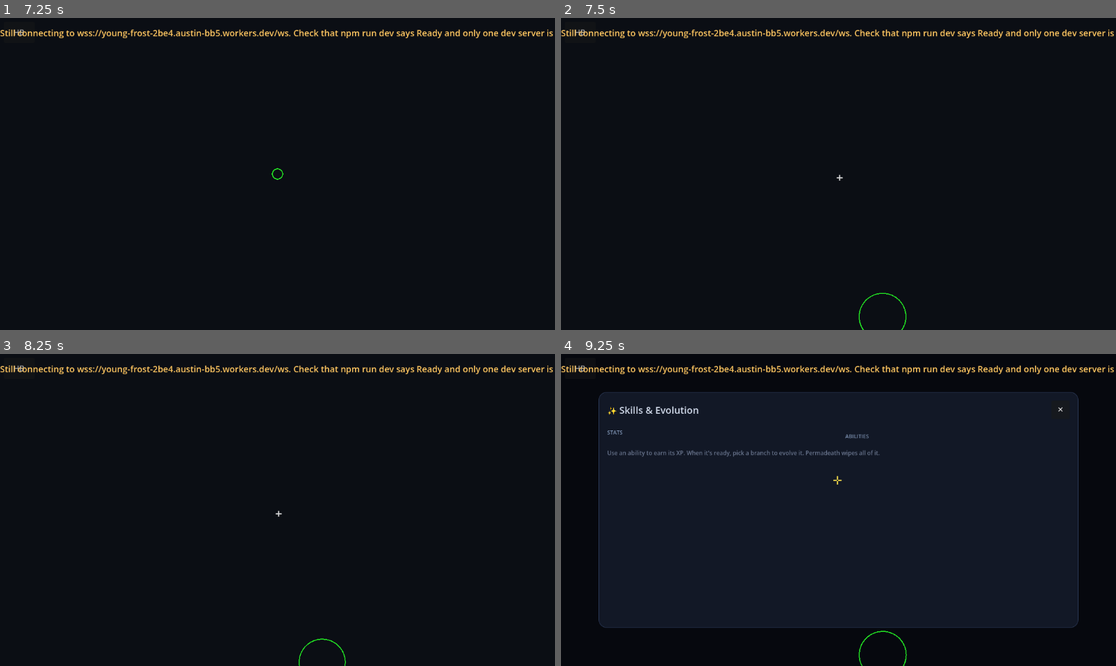
Above: before the commit, frames 1-4 (two rows, left to right).
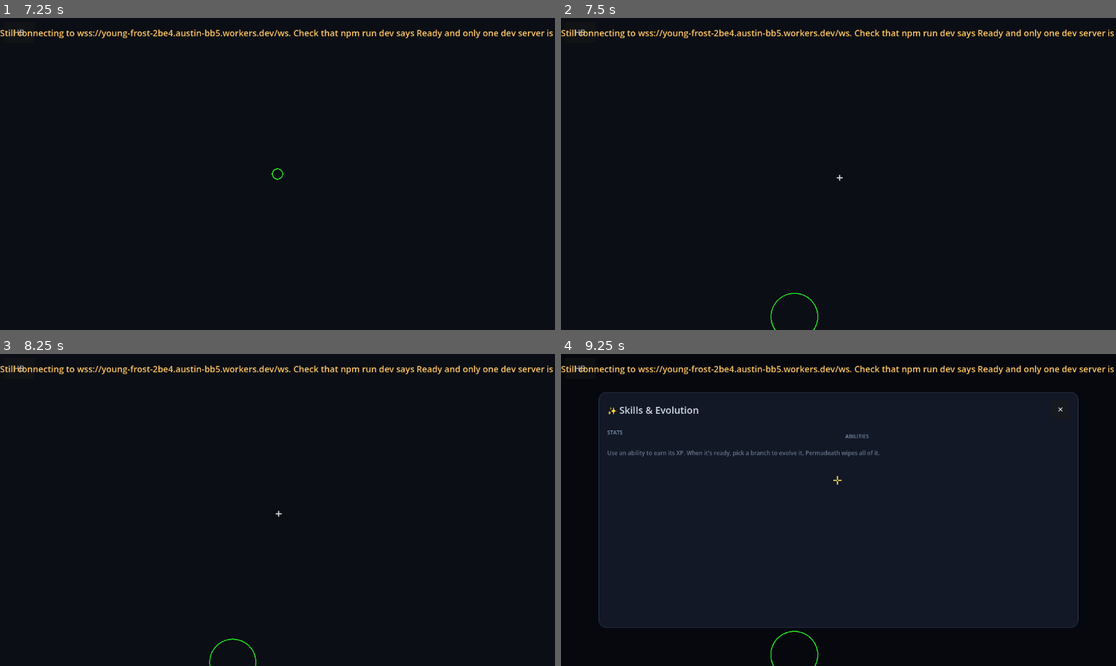
Above: after the commit, the same moments.

Repository: ToothpickFactory/dcc
Game: Godot game, scene res://scenes/Main.tscn
The game is run twice, just before and just after one commit, with the same random seed, the same clock (stepped at 60 frames per second) and the same inputs.
Inputs (mouse positions are in pixels of both pictures, inside the frame that each line leads up to):
- Up to frame 1 (7.25 s): click (277, 186) at 0.52 s; type "Alex" at 0.6 s; click "Enter the world" at 1.25 s; click "HB" at 2 s; tap Enter at 2.75, 4.25, 5.75 s; move the mouse to (399, 158) at 2.77 s; hold D (move_right) 2.78-3.5 s; tap 1 at 2.85 s; click (399, 158) at 2.92 s; tap Space at 3.02, 3.5, 5, 6.02, 6.5 s; drag from (166, 189) to (249, 236) at 3.52 s; move the mouse to (333, 105) at 4.27 s; hold D (move_right) 4.28-5 s; tap 3 at 4.35 s; click (333, 105) at 4.42 s; drag from (249, 236) to (111, 127) at 5.02 s; move the mouse to (444, 220) at 5.77 s; hold A (move_left) 5.78-6.5 s; tap 5 at 5.85 s; click (444, 220) at 5.92 s; drag from (111, 127) to (194, 96) at 6.52 s
- Up to frame 2 (7.5 s): move the mouse to (866, 174) at 7.27 s; hold S (move_down) from 7.28 s (still down); tap C at 7.35 s; click (866, 174) at 7.42 s
- Up to frame 3 (8.25 s): move the mouse to (255, 503) at 8.02 s; release S (move_down) at 8.03 s; hold D (move_right) from 8.03 s (still down); tap I at 8.1 s; click (255, 503) at 8.17 s
- Up to frame 4 (9.25 s): tap Space at 8.27, 9.02 s; move the mouse to (866, 510) at 8.77 s; release D (move_right) at 8.78 s; hold W (move_up) from 8.78 s (still down); tap K at 8.85 s; click (866, 510) at 8.92 s

Frame 1 is identical in both runs. In frame 2, 0.2% of the frame differs, in the area x 37-63%, y 87-100%; in frame 3, 0.1%; in frame 4, 0.2%.

Commit message:
View Control Updates

Diff:
--- a/godot/scripts/Main.gd
+++ b/godot/scripts/Main.gd
@@ -882,10 +882,12 @@
 			_cam.position = Vector3(cx + orbit_x, zoom_height + fgz, cy + orbit_z)
 			_cam.look_at(Vector3(cx, fgz, cy), Vector3.UP)
 		CameraMode.OVER_SHOULDER:
-			var fwd := Vector3(sin(yaw), 0.0, cos(yaw))
-			var right_v := Vector3(fwd.z, 0.0, -fwd.x)
+			# Points from the player back toward the camera — same convention as the
+			# top-down orbit's offset-from-target (orbit_x/orbit_z above).
+			var behind := Vector3(sin(yaw), 0.0, cos(yaw))
+			var right_v := Vector3(behind.z, 0.0, -behind.x)
 			var pivot := Vector3(cx, fgz + tps_eye_height, cy)
-			_cam.position = pivot - fwd * tps_back + right_v * tps_shoulder_offset
+			_cam.position = pivot + behind * tps_back + right_v * tps_shoulder_offset
 			_cam.look_at(_cam.position + _look_dir_world(yaw, deg_to_rad(_fps_pitch_deg)), Vector3.UP)
 		CameraMode.FIRST_PERSON:
 			_cam.position = Vector3(cx, fgz + fps_eye_height, cy)
@@ -1218,12 +1220,15 @@
 
 # World (x,y) maps to 3D (x,0,y) — see World.gd. Returns a normalized look direction
 # in that same 3D space, shared by camera orientation and reticle-aim so they can
-# never drift apart.
+# never drift apart. Matches movement's forward direction at pitch 0: mv=(0,-1)
+# (W key) rotated by -cam_yaw_rad works out to (-sin(yaw), -cos(yaw)) in world (x,y) —
+# the top-down orbit camera only matches that because it sits at +orbit and looks
+# back at the target (forward = -offset), not because "forward" is +orbit itself.
 func _look_dir_world(yaw_rad: float, pitch_rad: float) -> Vector3:
 	return Vector3(
-		cos(pitch_rad) * sin(yaw_rad),
+		-cos(pitch_rad) * sin(yaw_rad),
 		sin(pitch_rad),
-		cos(pitch_rad) * cos(yaw_rad))
+		-cos(pitch_rad) * cos(yaw_rad))
 
 # Captures/hides the cursor in over-shoulder/first-person (PC only, no menu open);
 # releases it otherwise. Only touches Input.mouse_mode when it actually needs to
@@ -1258,7 +1263,9 @@
 			return
 	elif e is InputEventMouseMotion and Input.mouse_mode == Input.MOUSE_MODE_CAPTURED:
 		# Over-shoulder/first-person free-look: mouse always steers while captured.
-		cam_yaw_deg = wrapf(cam_yaw_deg + e.relative.x * cam_look_sensitivity, -180.0, 180.0)
+		# Increasing cam_yaw_deg turns the camera left (see _look_dir_world), so
+		# moving the mouse right must subtract to turn right.
+		cam_yaw_deg = wrapf(cam_yaw_deg - e.relative.x * cam_look_sensitivity, -180.0, 180.0)
 		_fps_pitch_deg = clampf(_fps_pitch_deg - e.relative.y * cam_look_sensitivity, cam_pitch_min_deg, cam_pitch_max_deg)
 		get_viewport().set_input_as_handled()
 		return
--- a/godot/scripts/MobileHud.gd
+++ b/godot/scripts/MobileHud.gd
@@ -156,7 +156,10 @@
 	_potion_btn.size     = Vector2(MENU_W, MENU_H)
 
 func _layout_camera_button(vp: Vector2) -> void:
-	_cam_btn.position = Vector2(vp.x - MENU_W - MENU_PAD, MENU_PAD)
+	# Below the minimap (top-right, Minimap.SIZE square + its own 8px top/bottom margin)
+	# rather than overlapping it — top-right was already fully claimed.
+	var y := 8.0 + Minimap.SIZE + 8.0
+	_cam_btn.position = Vector2(vp.x - MENU_W - MENU_PAD, y)
 	_cam_btn.size      = Vector2(MENU_W, MENU_H)
 
 # ── Menu callbacks ────────────────────────────────────────────────────────────
Not shown, changed: .claude/settings.local.json
